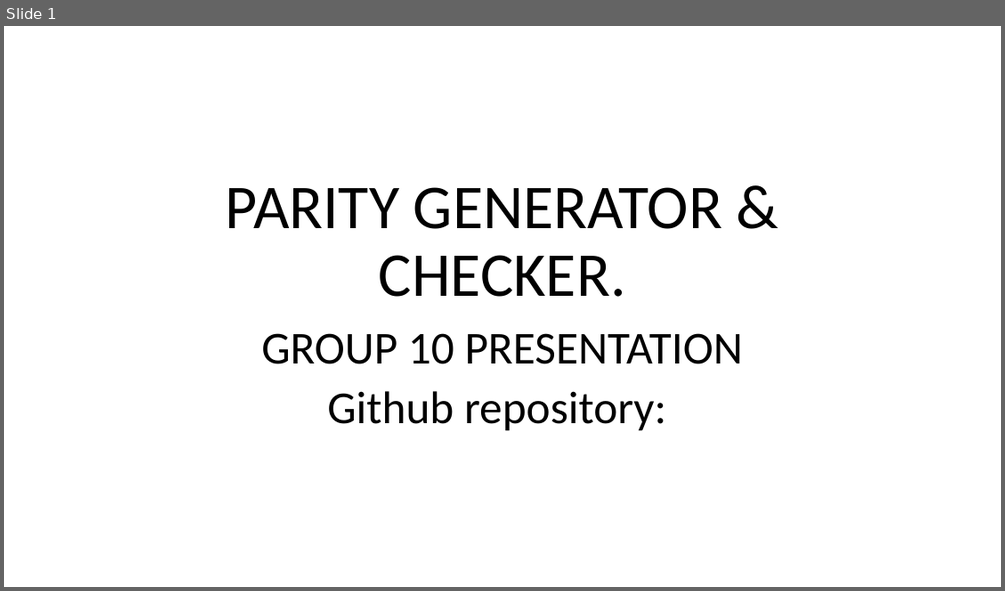
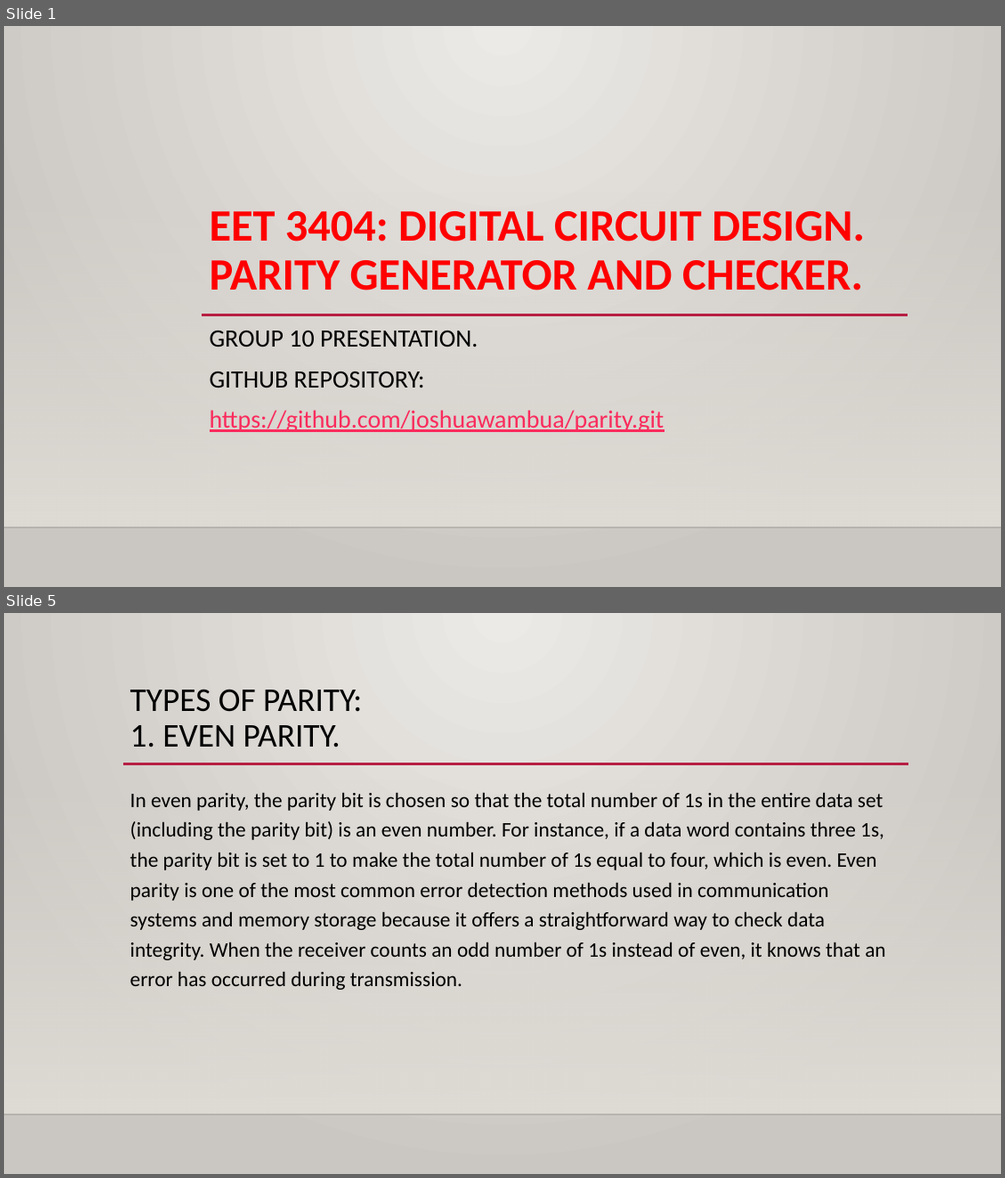
Before and after one commit to joshuawambua/parity, a slide deck: PARITY GENERATOR.pptx. Shown one above the other, each under a label of ours: slide 1 before the commit, slides 1 and 5 after it; the slides between them are not shown. The pictures are 1005x591 and 1005x1178 pixels, drawn with LibreOffice and Linux fonts; fonts in the diff are those of the drawing; background and template pictures are left out. Boxes give left, top, right and bottom in pixels: in the first picture for what was removed or moved away, otherwise in the second. Text is boxed around its words. In the diff, an @@ line names an element or a change of style, - is before the commit and + after.

```diff
--- a/PARITY GENERATOR.pptx
+++ b/PARITY GENERATOR.pptx
@@ slide 5 added at box(4, 613, 1001, 1174), background gradient #ECEAE7 to #CAC7C1; not listed: 2 template elements that a slide beside it also shows @@
@@ title added at box(130, 689, 362, 747), 32 pt, text #000000 @@
+TYPES OF PARITY:
+1. EVEN PARITY.
@@ line added from (123, 764) to (909, 764), #B71E42 2.5 pt @@
@@ text added at box(130, 792, 885, 989), 20 pt, text #000000 @@
+In even parity, the parity bit is chosen so that the total number of 1s in the entire data set (including the parity bit) is an even number. For instance, if a data word contains three 1s, the parity bit is set to 1 to make the total number of 1s equal to four, which is even. Even parity is one of the most common error detection methods used in communication systems and memory storage because it offers a straightforward way to check data integrity. When the receiver counts an odd number of 1s instead of even, it knows that an error has occurred during transmission.
@@ slide 1 changed as well @@
@@ background #FFFFFF to gradient #ECEAE7 to #CAC7C1 @@
@@ rectangle added at box(4, 192, 1001, 527), fill gradient #DFDBD5 @@
@@ title at box(210, 211, 865, 290): text changed; size 60 to 43.2 pt; text colour #000000 to #FF0000; bold on @@
-PARITY GENERATOR & CHECKER.
+EET 3404: DIGITAL CIRCUIT DESIGN.
+PARITY GENERATOR AND CHECKER.
@@ line added from (202, 314) to (908, 314), #B71E42 2.5 pt @@
@@ subtitle at box(210, 330, 664, 432): text changed; size 44 to 24 pt; text colour #000000 to #FA2B5C @@
-GROUP 10 PRESENTATION
-Github repository:
+GROUP 10 PRESENTATION.
+GITHUB REPOSITORY:
+https://github.com/joshuawambua/parity.git
@@ line added from (4, 527) to (1001, 527), #000001 1 pt @@
```
Also in this commit, not shown: 4 other slides changed, 18 other slides added, 2 slides removed.
